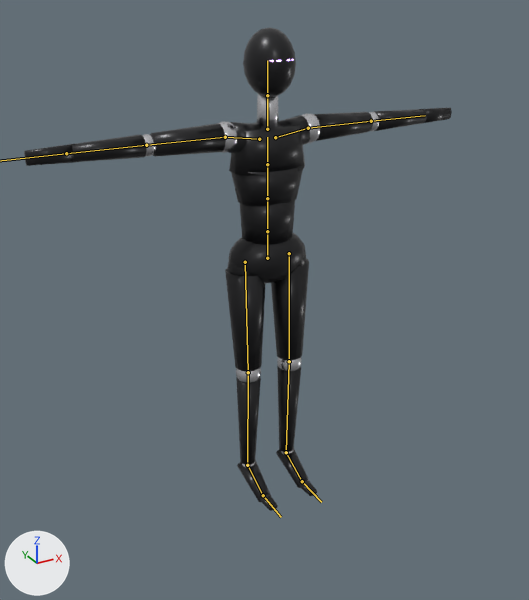
The glTF model assets/pilgrim/pilgrim.glb as it was, and as the next commit left it.
Before and after are seen from a 50 mm lens placed at (-1.211, -2.178, 1.886), pointed at (-0.123, -0.201, 0.898). The lights are fixed; the arrows at lower left show +X, +Y and +Z. The older version comes first. The bones that change, and the others that lie on the model, are drawn over the model as lines.

The first picture shows 'Body'.
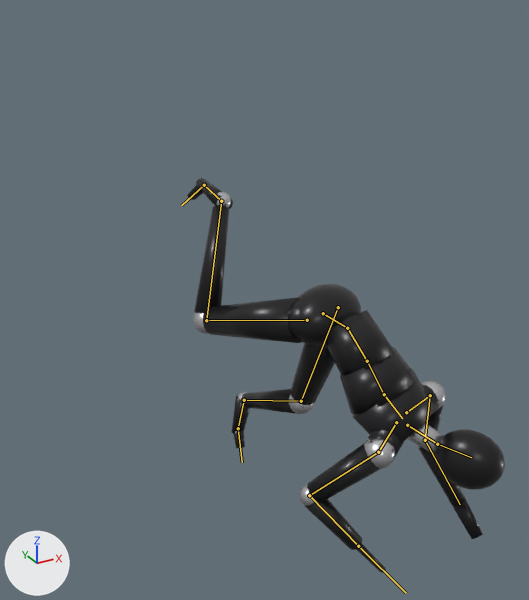
The newer file adds an action. The first version stands in its rest pose; the second is drawn at frame 5 of the action 'air_dash'.

Location of each change, (x1, y1, x2, y2) in pixels of the pictures (529 x 600 px):
'Body', posed (26% narrower, 18% shorter)
    before: (24, 27, 452, 511)
    after: (187, 178, 505, 573)
bone 'Hips', root to tip
    before: (267, 258) to (267, 234)
    after: (323, 313) to (345, 326)
bone 'LeftUpperLeg', root to tip
    before: (289, 253) to (289, 361)
    after: (338, 307) to (301, 401)
bone 'LeftLowerLeg', root to tip
    before: (289, 361) to (286, 452)
    after: (301, 401) to (244, 400)
bone 'LeftFoot', root to tip
    before: (286, 452) to (302, 481)
    after: (244, 400) to (238, 428)
bone 'LeftToes', root to tip
    before: (302, 481) to (321, 502)
    after: (238, 428) to (242, 462)
bone 'RightUpperLeg', root to tip
    before: (245, 262) to (248, 372)
    after: (307, 320) to (206, 320)
bone 'RightLowerLeg', root to tip
    before: (248, 372) to (247, 465)
    after: (206, 320) to (221, 201)
bone 'RightFoot', root to tip
    before: (247, 465) to (263, 495)
    after: (221, 201) to (204, 185)
bone 'RightToes', root to tip
    before: (263, 495) to (281, 517)
    after: (204, 185) to (181, 205)
bone 'Spine', root to tip
    before: (267, 231) to (267, 198)
    after: (347, 328) to (367, 361)
bone 'Chest', root to tip
    before: (267, 198) to (267, 164)
    after: (367, 361) to (384, 394)
bone 'UpperChest', root to tip
    before: (267, 164) to (267, 137)
    after: (384, 394) to (402, 418)
bone 'LeftUpperArm', root to tip
    before: (308, 128) to (371, 121)
    after: (430, 395) to (425, 440)
bone 'LeftLowerArm', root to tip
    before: (371, 121) to (425, 115)
    after: (425, 440) to (460, 504)
bone 'Neck', root to tip
    before: (267, 129) to (267, 95)
    after: (407, 425) to (437, 444)
bone 'Head', root to tip
    before: (267, 95) to (267, 60)
    after: (437, 444) to (471, 457)
bone 'RightUpperArm', root to tip
    before: (225, 137) to (146, 145)
    after: (378, 452) to (309, 495)
bone 'RightLowerArm', root to tip
    before: (146, 145) to (66, 153)
    after: (309, 495) to (358, 546)

What changed in the scene script:
```text
Change bone_hips:
    where bone_hips = bpy.data.objects['Pilgrim'].pose.bones['Hips']  # child of 'Root'
    bone_hips.location: (0.0, 0.0, 0.0) -> (0.004, -0.074, 0.366)
    bone_hips.rotation_quaternion: (1.0, 0.0, 0.0, 0.0) -> (0.616, 0.76, 0.079, -0.189)  # degrees (0, 0, 0) -> degrees (101, 23, -7)
Change bone_leftupperleg:
    where bone_leftupperleg = bpy.data.objects['Pilgrim'].pose.bones['LeftUpperLeg']  # child of 'Hips'
    bone_leftupperleg.rotation_quaternion: (1.0, 0.0, 0.0, 0.0) -> (0.746, -0.642, 0.093, -0.149)  # degrees (0, 0, 0) -> degrees (-81, -3, -20)
Change bone_leftlowerleg:
    where bone_leftlowerleg = bpy.data.objects['Pilgrim'].pose.bones['LeftLowerLeg']  # child of 'LeftUpperLeg'
    bone_leftlowerleg.rotation_quaternion: (1.0, 0.0, 0.0, 0.0) -> (0.933, 0.359, 0.006, 0.0)  # degrees (0, 0, 0) -> degrees (42, 1, 0)
Change bone_leftfoot:
    where bone_leftfoot = bpy.data.objects['Pilgrim'].pose.bones['LeftFoot']  # child of 'LeftLowerLeg'
    bone_leftfoot.rotation_quaternion: (1.0, 0.0, 0.0, 0.0) -> (0.997, 0.076, 0.011, 0.019)  # degrees (0, 0, 0) -> degrees (9, 1, 2)
Change bone_lefttoes:
    where bone_lefttoes = bpy.data.objects['Pilgrim'].pose.bones['LeftToes']  # child of 'LeftFoot'
    bone_lefttoes.rotation_quaternion: (1.0, 0.0, 0.0, 0.0) -> (0.995, 0.098, 0.0, 0.002)  # degrees (0, 0, 0) -> degrees (11, 0, 0)
Change bone_rightupperleg:
    where bone_rightupperleg = bpy.data.objects['Pilgrim'].pose.bones['RightUpperLeg']  # child of 'Hips'
    bone_rightupperleg.rotation_quaternion: (1.0, 0.0, 0.0, 0.0) -> (0.953, -0.232, 0.192, -0.045)  # degrees (0, 0, 0) -> degrees (-29, 20, -11)
Change bone_rightlowerleg:
    where bone_rightlowerleg = bpy.data.objects['Pilgrim'].pose.bones['RightLowerLeg']  # child of 'RightUpperLeg'
    bone_rightlowerleg.rotation_quaternion: (1.0, 0.0, 0.0, 0.0) -> (0.718, 0.696, -0.012, 0.0)  # degrees (0, 0, 0) -> degrees (88, -1, -1)
Change bone_rightfoot:
    where bone_rightfoot = bpy.data.objects['Pilgrim'].pose.bones['RightFoot']  # child of 'RightLowerLeg'
    bone_rightfoot.rotation_quaternion: (1.0, 0.0, 0.0, 0.0) -> (0.995, 0.082, -0.031, -0.055)  # degrees (0, 0, 0) -> degrees (10, -3, -7)
Change bone_righttoes:
    where bone_righttoes = bpy.data.objects['Pilgrim'].pose.bones['RightToes']  # child of 'RightFoot'
    bone_righttoes.rotation_quaternion: (1.0, 0.0, 0.0, 0.0) -> (0.952, 0.304, 0.0, -0.005)  # degrees (0, 0, 0) -> degrees (35, 0, -1)
Change bone_spine:
    where bone_spine = bpy.data.objects['Pilgrim'].pose.bones['Spine']  # child of 'Hips'
    bone_spine.rotation_quaternion: (1.0, 0.0, 0.0, 0.0) -> (0.956, 0.292, 0.038, 0.004)  # degrees (0, 0, 0) -> degrees (34, 4, 2)
Change bone_chest:
    where bone_chest = bpy.data.objects['Pilgrim'].pose.bones['Chest']  # child of 'Spine'
    bone_chest.rotation_quaternion: (1.0, 0.0, 0.0, 0.0) -> (0.996, 0.067, 0.036, -0.034)  # degrees (0, 0, 0) -> degrees (8, 4, -4)
Change bone_upperchest:
    where bone_upperchest = bpy.data.objects['Pilgrim'].pose.bones['UpperChest']  # child of 'Chest'
    bone_upperchest.rotation_quaternion: (1.0, 0.0, 0.0, 0.0) -> (0.996, -0.073, 0.02, -0.054)  # degrees (0, 0, 0) -> degrees (-9, 2, -6)
Change bone_leftupperarm:
    where bone_leftupperarm = bpy.data.objects['Pilgrim'].pose.bones['LeftUpperArm']  # child of 'LeftShoulder'
    bone_leftupperarm.rotation_quaternion: (1.0, 0.0, 0.0, 0.0) -> (0.642, 0.014, -0.442, -0.626)  # degrees (0, 0, 0) -> degrees (43, -33, -102)
Change bone_leftlowerarm:
    where bone_leftlowerarm = bpy.data.objects['Pilgrim'].pose.bones['LeftLowerArm']  # child of 'LeftUpperArm'
    bone_leftlowerarm.rotation_quaternion: (1.0, 0.0, 0.0, 0.0) -> (0.871, 0.246, -0.059, -0.422)  # degrees (0, 0, 0) -> degrees (29, 6, -50)
Change bone_neck:
    where bone_neck = bpy.data.objects['Pilgrim'].pose.bones['Neck']  # child of 'UpperChest'
    bone_neck.rotation_quaternion: (1.0, 0.0, 0.0, 0.0) -> (0.98, -0.151, -0.077, -0.103)  # degrees (0, 0, 0) -> degrees (-17, -10, -10)
Change bone_head:
    where bone_head = bpy.data.objects['Pilgrim'].pose.bones['Head']  # child of 'Neck'
    bone_head.rotation_quaternion: (1.0, 0.0, 0.0, 0.0) -> (0.994, -0.098, -0.021, -0.035)  # degrees (0, 0, 0) -> degrees (-11, -3, -4)
Change bone_rightupperarm:
    where bone_rightupperarm = bpy.data.objects['Pilgrim'].pose.bones['RightUpperArm']  # child of 'RightShoulder'
    bone_rightupperarm.rotation_quaternion: (1.0, 0.0, 0.0, 0.0) -> (0.832, -0.153, 0.264, 0.463)  # degrees (0, 0, 0) -> degrees (-1, 35, 58)
Change bone_rightlowerarm:
    where bone_rightlowerarm = bpy.data.objects['Pilgrim'].pose.bones['RightLowerArm']  # child of 'RightUpperArm'
    bone_rightlowerarm.rotation_quaternion: (1.0, 0.0, 0.0, 0.0) -> (0.706, 0.354, 0.085, 0.608)  # degrees (0, 0, 0) -> degrees (39, -18, 75)
Change bone_righthand:
    where bone_righthand = bpy.data.objects['Pilgrim'].pose.bones['RightHand']  # child of 'RightLowerArm'
    bone_righthand.rotation_quaternion: (1.0, 0.0, 0.0, 0.0) -> (0.996, 0.0, -0.086, 0.012)  # degrees (0, 0, 0) -> degrees (0, -10, 1)
```
